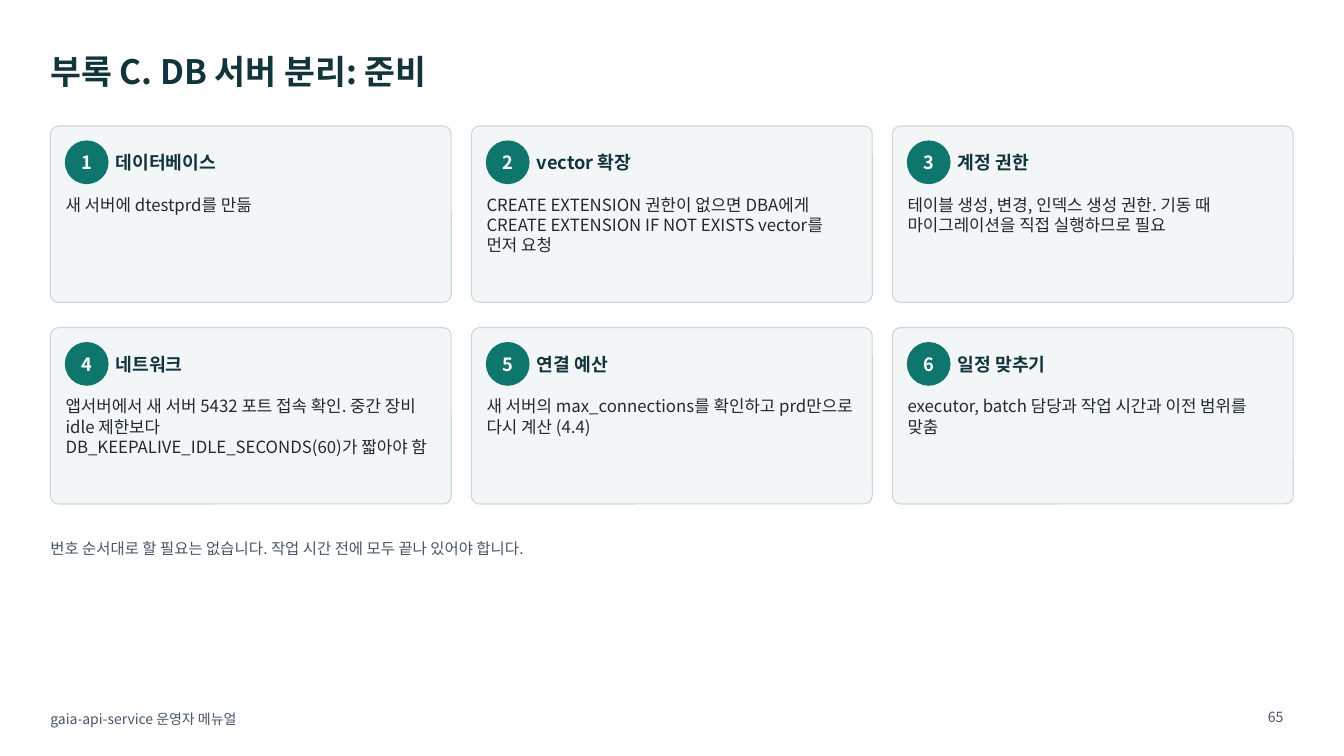
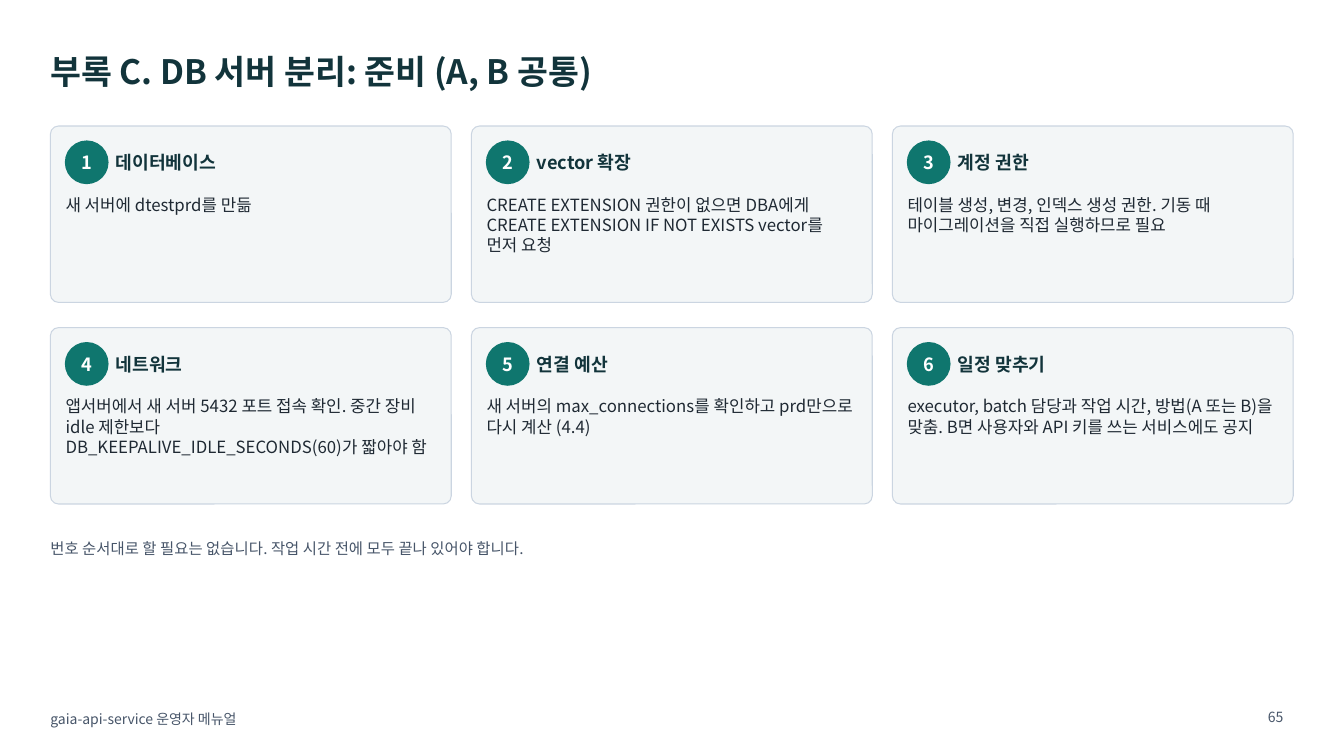
Before and after one commit to KimHwaJin/pr-agentic-service, a slide deck: slide 65 of docs/deliverables/08-operator-manual.pptx. Drawn at 1344x756 pixels with LibreOffice and Linux fonts; fonts in the diff are those of the drawing. Boxes give left, top, right and bottom in pixels: in the first picture for what was removed or moved away, otherwise in the second. Text is boxed around its words. In the diff, an @@ line names an element or a change of style, - is before the commit and + after.

```diff
--- a/docs/deliverables/08-operator-manual.pptx
+++ b/docs/deliverables/08-operator-manual.pptx
@@ title at (x1=50, y1=55, x2=592, y2=91): text changed @@
-부록 C. DB 서버 분리: 준비
+부록 C. DB 서버 분리: 준비 (A, B 공통)
@@ text at (x1=908, y1=398, x2=1272, y2=435): text changed @@
-executor, batch 담당과 작업 시간과 이전 범위를 맞춤
+executor, batch 담당과 작업 시간, 방법(A 또는 B)을 맞춤. B면 사용자와 API 키를 쓰는 서비스에도 공지
```
Also in this commit, not shown: 5 other slides changed, 2 slides added, 2 other files.
